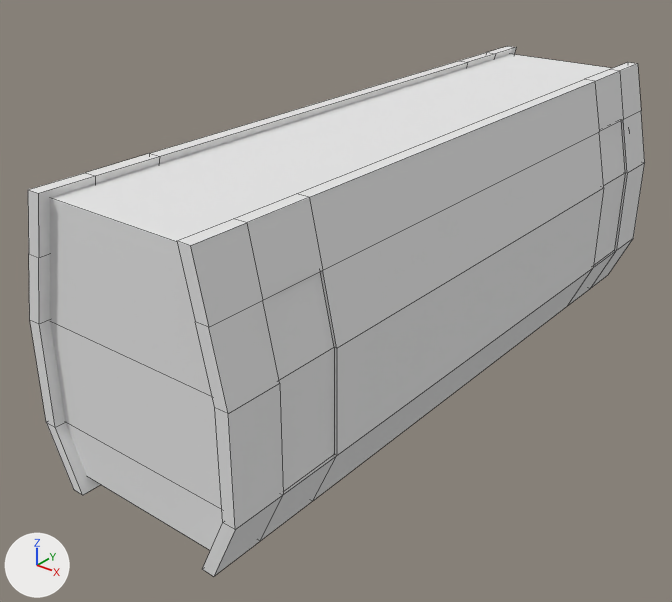
One commit to the Blender file moretrains_japan/blend/moretrains_japan_bullet_wagon.blend: the scene before it, then after it.
Before and after are seen from a camera (50 mm lens) standing at (40.6, -59.0, 37.8) and looking at (-2.6, -4.9, 4.3). Lighting does not change. The marker at lower left points along +X, +Y and +Z. Mesh edges are drawn as thin lines.

Objects in the first picture: 'japanese_bullet_wagon'.
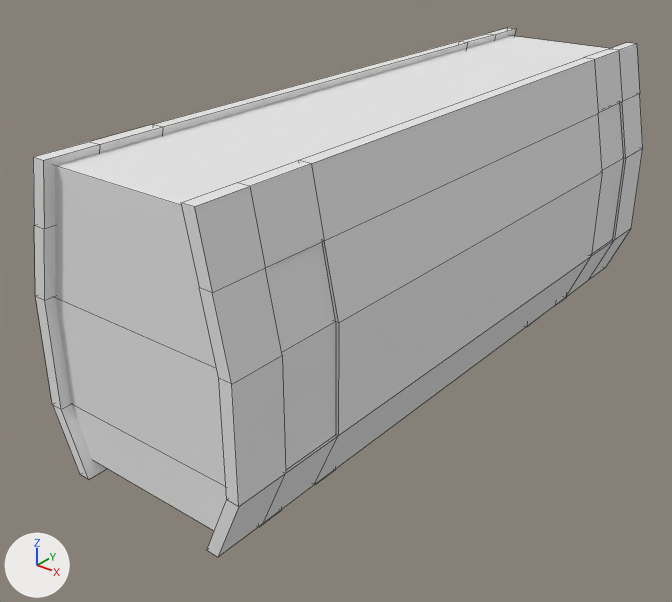
Diff of the bpy script that builds the scene:
```diff
--- a/moretrains_japan/blend/moretrains_japan_bullet_wagon.blend.py
+++ b/moretrains_japan/blend/moretrains_japan_bullet_wagon.blend.py
@@ me_cube_018 @@
 # used by ob_japanese_bullet_wagon; location = (0.0, 0.0, 0.0)
-me_cube_018.from_pydata(...)  # 1070 vertices, 902 faces; spans x -9.1..9.1, y -29.0..29.0, z -3.8..19.4
+me_cube_018.from_pydata(...)  # 1070 vertices, 902 faces; spans x -8.9..8.9, y -28.4..28.4, z -3.8..21.3
+# me_cube_018 part 1: the loose piece of 12 vertices spanning x 7.2..8.9, y -24.8..-19.5, z 2.1..15.0 is scaled about its middle by (0.98, 0.98, 1.04), then moved by (-0.2, 0.4, 1.5)
+# me_cube_018 part 2: the loose piece of 12 vertices spanning x 7.2..8.9, y 19.5..24.8, z 2.1..15.0 is scaled about its middle by (0.98, 0.98, 1.04), then moved by (-0.2, -0.4, 1.5)
+# me_cube_018 part 3: the loose piece of 72 vertices spanning x 5.9..9.1, y -29.0..29.0, z -2.6..19.4 is scaled about its middle by (0.98, 0.98, 1.04), then moved by (-0.2, 0.0, 1.5)
+# me_cube_018 part 4: the loose piece of 32 vertices spanning x -8.6..8.6, y -28.1..28.1, z -1.7..18.9 is scaled about its middle by (0.98, 0.98, 1.04), then moved by (0.0, 0.0, 1.5)
+# me_cube_018 part 5: 153 of the vertices in x -9.1..8.1, y 5.9..29.0, z -2.6..19.4 are scaled about their middle by (0.98, 0.98, 1.04), then moved by (0.0, 0.0, 1.5)
+# me_cube_018 part 6: 47 of the vertices in x -9.1..8.1, y -29.0..-18.9, z 10.1..19.4 are scaled about their middle by (0.98, 0.98, 1.04), then moved by (0.0, 0.0, 1.5)
+# me_cube_018 part 7: 18 of the vertices in x -9.1..-5.9, y -29.0..-18.9, z -2.6..2.6 are scaled about their middle by (0.98, 0.98, 1.04), then moved by (0.0, 0.0, 1.5)
 me_cube_018.materials.append(mat_wagon_japan)
```

What differs and where, as boxes (x1, y1, x2, y2) in the pictures (672 x 602 px; the box of a moved part takes in the faces that stretch with it):
'japanese_bullet_wagon', reshaped: before (28, 46, 645, 576); after (33, 28, 643, 557)
part 1 of me_cube_018, moved or reshaped: before (263, 272, 334, 491); after (266, 242, 336, 470)
part 2 of me_cube_018, moved or reshaped: before (594, 121, 625, 265); after (592, 103, 623, 254)
part 3 of me_cube_018, moved or reshaped: before (177, 62, 645, 576); after (181, 43, 643, 557)
part 4 of me_cube_018, moved or reshaped: before (50, 54, 612, 550); after (55, 36, 610, 531)
part 5 of me_cube_018, moved or reshaped: before (460, 46, 516, 68); after (461, 28, 516, 48)
part 6 of me_cube_018, moved or reshaped: before (28, 61, 468, 324); after (33, 41, 468, 300)
part 7 of me_cube_018, moved or reshaped: before (30, 320, 100, 495); after (36, 296, 107, 479)
